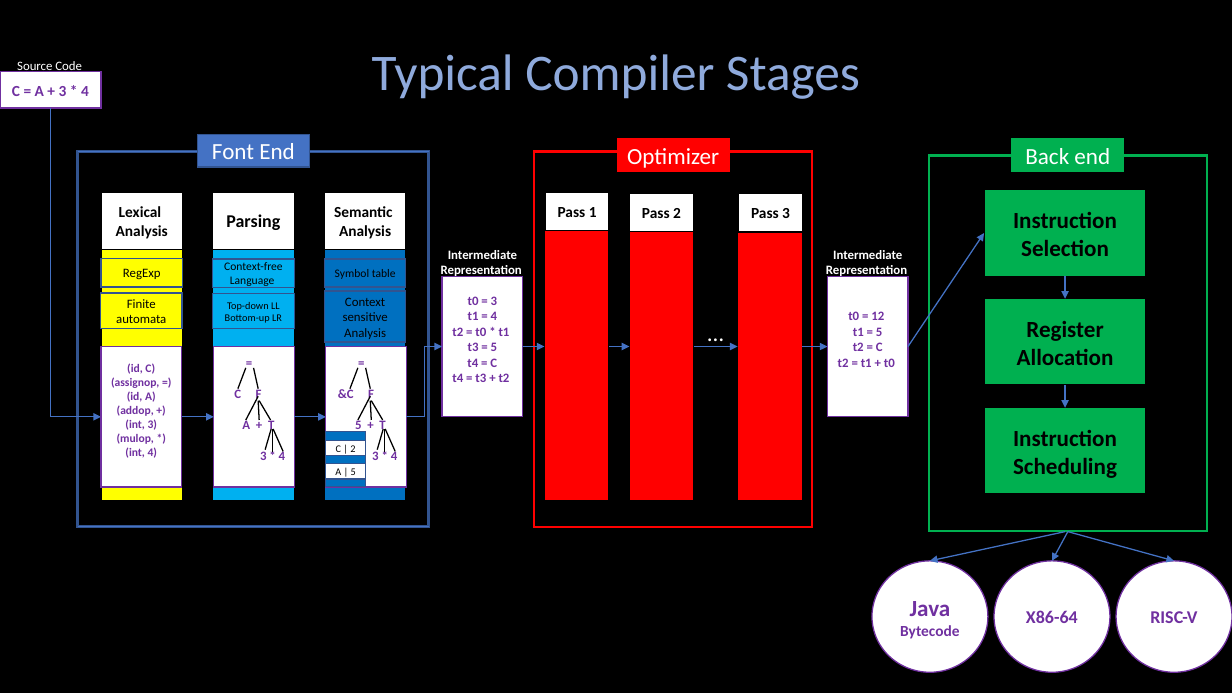
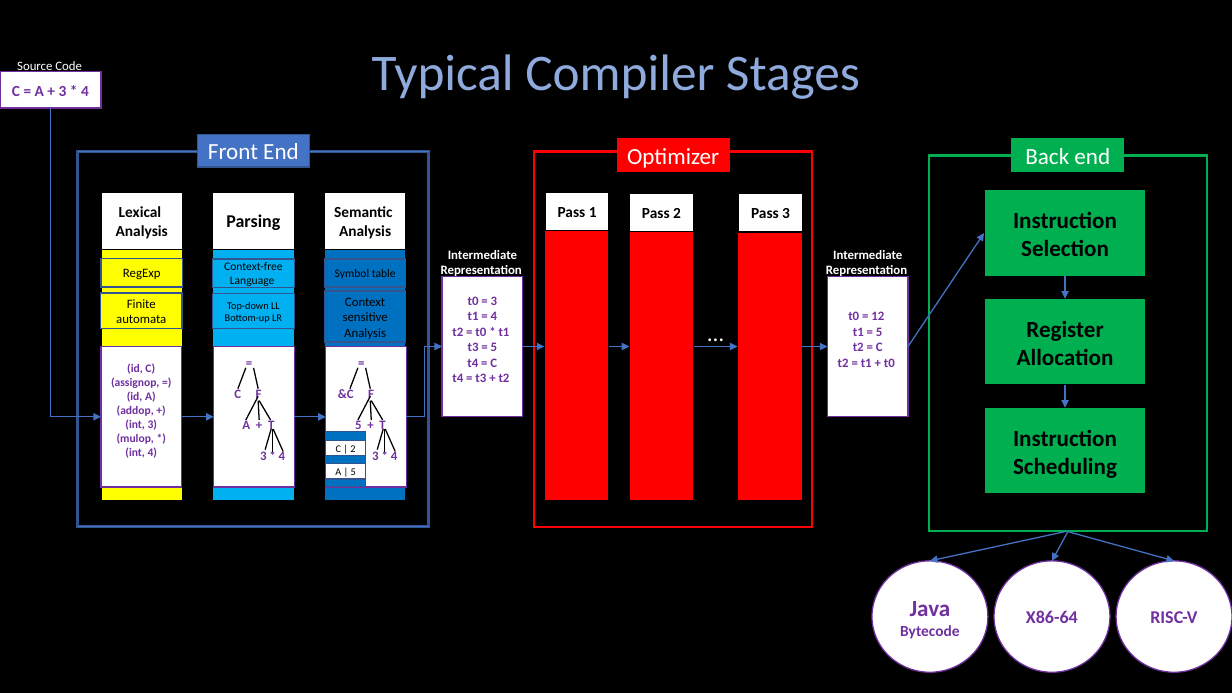
Before and after one commit to Angold-4/cs, a slide deck: slide 2 of docs/figures/figures.pptx. Drawn at 1232x693 pixels with LibreOffice and Linux fonts; fonts in the diff are those of the drawing. Boxes give left, top, right and bottom in pixels: in the first picture for what was removed or moved away, otherwise in the second. Text is boxed around its words. In the diff, an @@ line names an element or a change of style, - is before the commit and + after.

```diff
--- a/docs/figures/figures.pptx
+++ b/docs/figures/figures.pptx
@@ text in rectangle at (x1=208, y1=143, x2=299, y2=159): text changed @@
-Font End
+Front End
```
Also in this commit, not shown: 4 other files.
